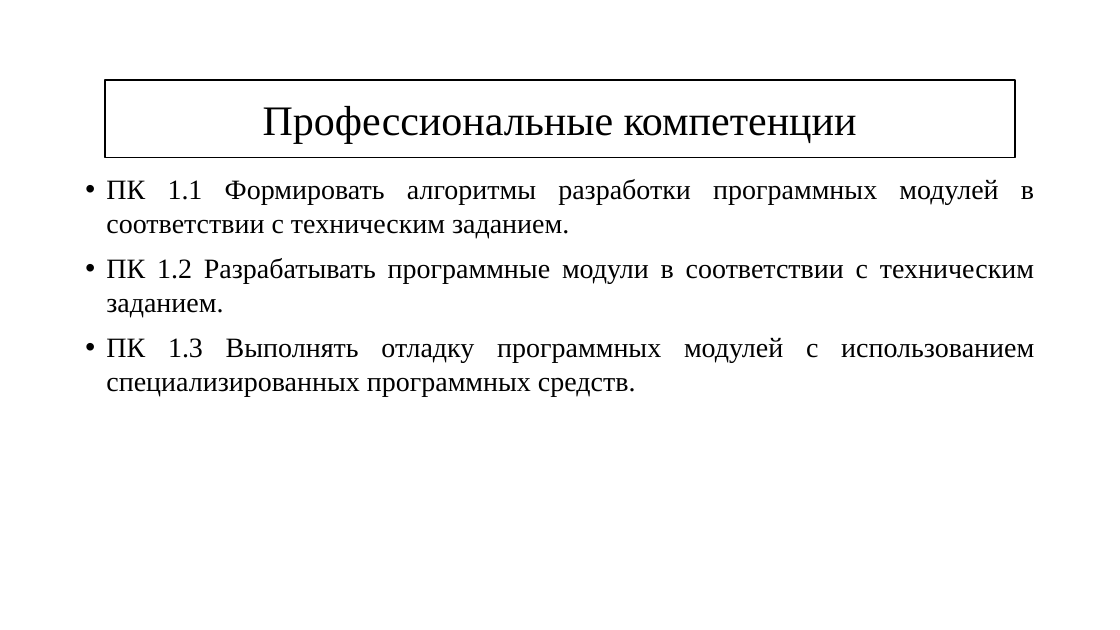
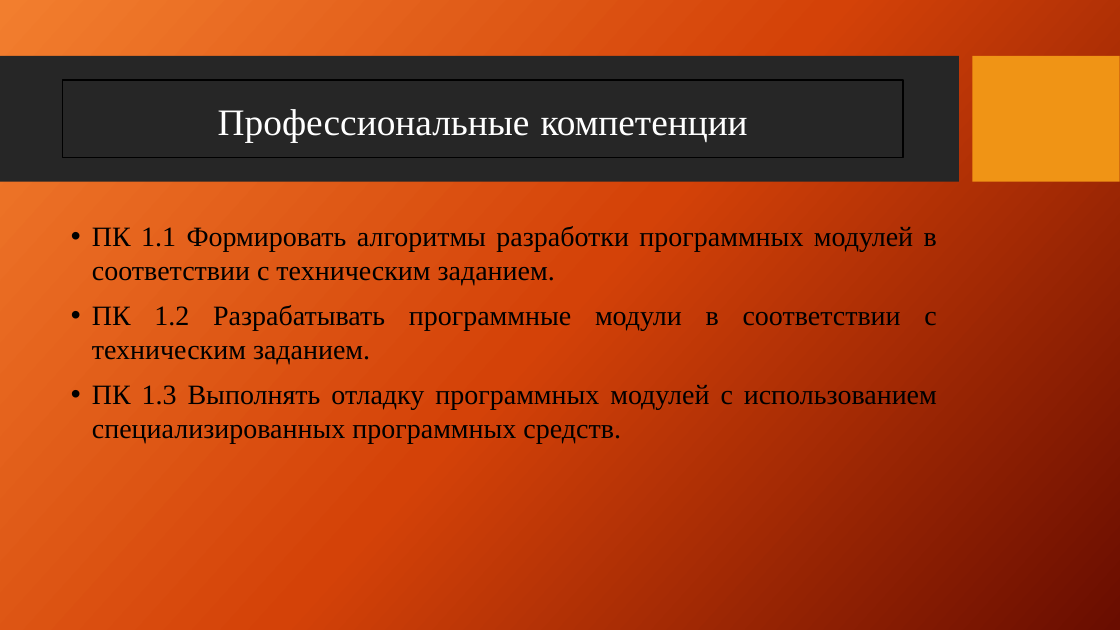
Before and after one commit to UlianovNikita/practic, a slide deck: slide 4 of Презентация по практике.pptx. Drawn at 1120x630 pixels with LibreOffice and Linux fonts; fonts in the diff are those of the drawing; background and template pictures are left out. Boxes give left, top, right and bottom in pixels: in the first picture for what was removed or moved away, otherwise in the second. Text is boxed around its words. In the diff, an @@ line names an element or a change of style, - is before the commit and + after.

```diff
--- a/Презентация по практике.pptx
+++ b/Презентация по практике.pptx
@@ background #FFFFFF to picture (left out) @@
@@ rectangle added at <box>0,56,959,182</box>, fill #262626 @@
@@ rectangle added at <box>973,56,1120,182</box>, fill #F09415 @@
@@ rectangle "Профессиональные компетенции": place and size @@
-rectangle "Профессиональные компетенции" at <box>105,80,1015,157</box>
+rectangle "Профессиональные компетенции" at <box>62,80,903,157</box>
@@ rectangle "Профессиональные компетенции" at <box>62,80,903,157</box>: size 36 to 32 pt, text colour #000000 to #FFFFFF; fill #FFFFFF to none @@
@@ text "ПК 1.1 Формировать алгоритмы разработки ..." rewrapped from <box>106,179,1034,396</box> to <box>92,226,937,443</box> @@
```
Also in this commit, not shown: 17 other slides changed.
